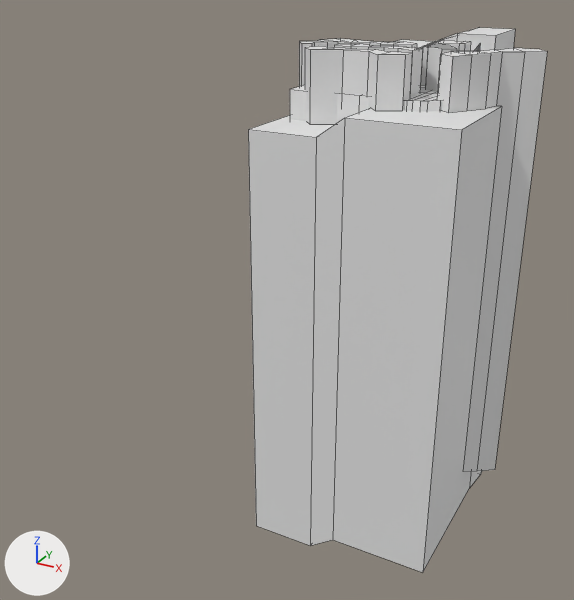
What one commit did to the FBX model Assets/Blender/Environments/06-climb-cave-major-environment.fbx.
Before and after are seen from a 50 mm lens placed at (386.0, -971.0, 160.0), pointed at (-49.0, -182.0, -235.0). Lighting does not change. The marker at lower left points along +X, +Y and +Z. The picture after the commit comes second. Mesh edges are drawn as thin lines. Vertices at exactly the same position are counted once.

In view in the first picture: 'ClimbCaveMinorEnvironmentSand', 'ClimbCaveMinorEnvironmentSpikes'.
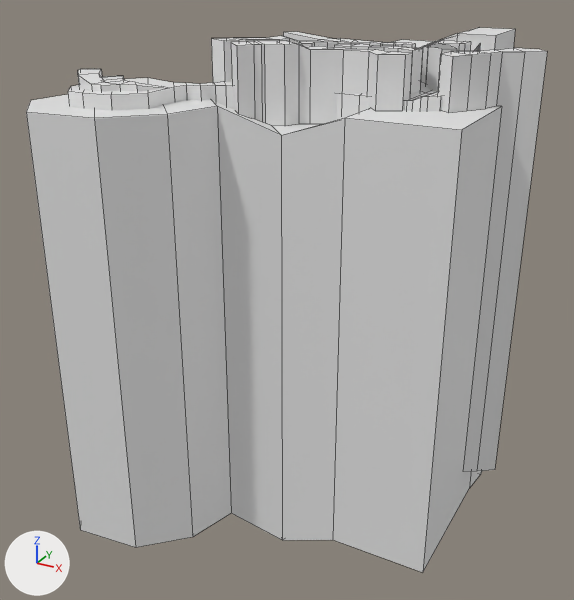
Pixel boxes [x1, y1, x2, y2] of what changed, in the pictures (574 x 600 px):
'ClimbCaveMinorEnvironmentSpikes', reshaped (74% wider): before [248, 28, 547, 572]; after [26, 28, 547, 572]
'ClimbCaveMinorEnvironmentSand', reshaped: before [290, 85, 442, 123]; after [68, 69, 442, 120]
part 1 of me_cube_008, built on: before [248, 41, 443, 546]; after [26, 32, 443, 547]
part 2 of me_cube_007, added: after [78, 69, 166, 92]
part 3 of me_cube_007, built on: before [290, 85, 442, 121]; after [68, 78, 442, 111]

Diff of the bpy script that builds the scene:
```diff
--- a/Assets/Blender/Environments/06-climb-cave-major-environment.fbx.py
+++ b/Assets/Blender/Environments/06-climb-cave-major-environment.fbx.py
@@ me_cube_007 @@
 # used by ob_climbcaveminorenvironmentsand; location = (0.0, 0.0, 0.0)
-me_cube_007.from_pydata(...)  # 122 vertices, 120 faces; spans x -31.0..149.0, y -219.0..-88.0, z -480.0..26.0
+me_cube_007.from_pydata(...)  # 206 vertices, 202 faces; spans x -223.0..149.0, y -375.0..-88.0, z -480.0..46.0
+# me_cube_007 part 2: a new loose piece of 44 vertices spanning x -223.0..-118.0, y -358.0..-297.0, z -468.0..46.0, in mat_material (white #e7e7e7)
+# me_cube_007 part 3
+# 4 vertices are removed from x -27.0, y -215.0..-167.0, z -474.0..26.0
+# 7 faces are deleted
+# 12 vertices in x 119.0..147.0, y -216.0..-167.0, z -474.0..26.0 move by (0.0, 0.0, 4.0)
+# 8 vertices in x 53.0..84.0, y -167.0..-135.0, z -474.0..26.0 move by (0.0, 0.0, 8.0)
+# 22 vertices are added at x -210.0..7.0, y -375.0..-160.0, z -467.0
+# 22 new vertices lie (0.0, 0.0, 500.0) away from vertices in x -210.0..7.0, y -375.0..-160.0, z -467.0
+# 47 new faces join them
 me_cube_007.materials.append(mat_material)
@@ me_cube_008 @@
 # used by ob_climbcaveminorenvironmentspikes; location = (0.0, 0.0, 0.0)
-me_cube_008.from_pydata(...)  # 313 vertices, 221 faces; spans x -46.0..215.0, y -281.0..106.0, z -506.0..69.0
+me_cube_008.from_pydata(...)  # 394 vertices, 280 faces; spans x -250.0..215.0, y -416.0..106.0, z -506.0..75.0
+# me_cube_008 part 1
+# 19 vertices are removed from x -46.0..58.0, y -281.0..-103.0, z -506.0..8.0
+# 34 faces are deleted
+# 3 vertices in x 69.0..77.0, y -121.0..-117.0, z 16.0..69.0 move by (0.0, -3.0, 0.0)
+# 8 vertices move from x -39.0..58.0, y -170.0..-103.0, z -6.0..69.0 to x -41.0..52.0, y -190.0..-109.0, z -6.0..69.0
+# 80 vertices are added at x -250.0..67.0, y -416.0..-60.0, z -506.0..75.0
+# 12 new vertices lie (0.0, 0.0, 500.0) away from vertices in x -250.0..4.0, y -416.0..-60.0, z -506.0..-431.0
+# 8 new vertices lie (0.0, 0.0, 81.0) away from vertices in x -65.0..-7.0, y -250.0..-170.0, z -6.0
+# 93 new faces join them
 me_cube_008.materials.append(mat_material)
```
